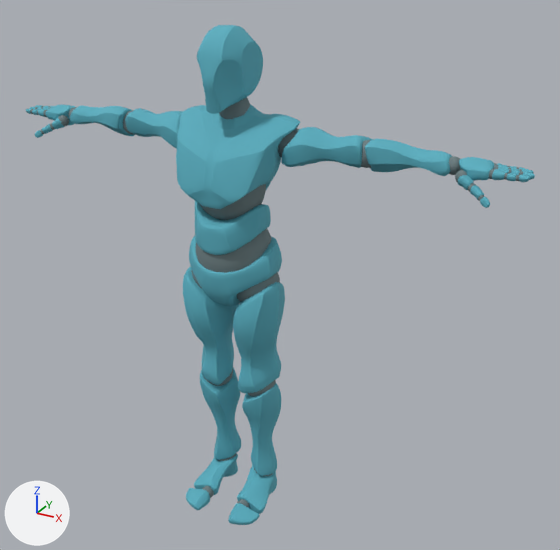
The FBX model Assets/Art/Meshes/Sitting.fbx as it was, and as the next commit left it.
Both versions are drawn from a 50 mm lens placed at (1.37, -2.15, 2.06), pointed at (0.14, 0.08, 0.95). Lighting does not change. The marker at lower left points along +X, +Y and +Z. Where no turn or scale is listed for an object, it has been applied to the vertices.

The first picture shows 'Alpha_Joints', 'Alpha_Surface'.
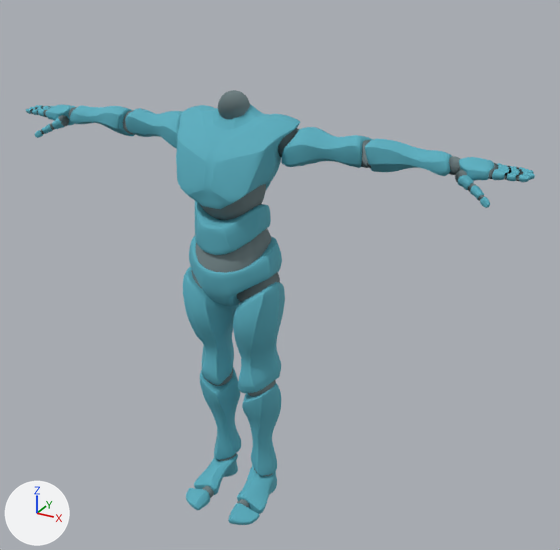
What changed in the scene script:
```text
Change me_alpha_joints:
    where me_alpha_joints.from_pydata(...)  # 10514 vertices, 11120 faces; spans x -0.95..0.95, y -0.14..0.14, z 0.01..1.6
    used by ob_alpha_joints; location = (0.0, 0.0, 0.0)
    me_alpha_joints part 2: its shading normals changed
Change me_alpha_surface:
    where me_alpha_surface.from_pydata(...)  # 17336 vertices, 17368 faces; spans x -0.97..0.97, y -0.2..0.16, z 0.0..1.8
    used by ob_alpha_surface; location = (0.0, 0.0, 0.0)
    me_alpha_surface part 1: the loose piece of 807 vertices spanning x -0.08..0.08, y -0.13..0.12, z 1.55..1.8 is deleted
```

Location of each change, (x1, y1, x2, y2) in pixels of the pictures (560 x 550 px):
'Alpha_Surface', reshaped (16% shorter): before (26, 25, 535, 525); after (26, 104, 535, 525)
part 1 of me_alpha_surface, deleted (cyan): before (197, 25, 263, 114)
